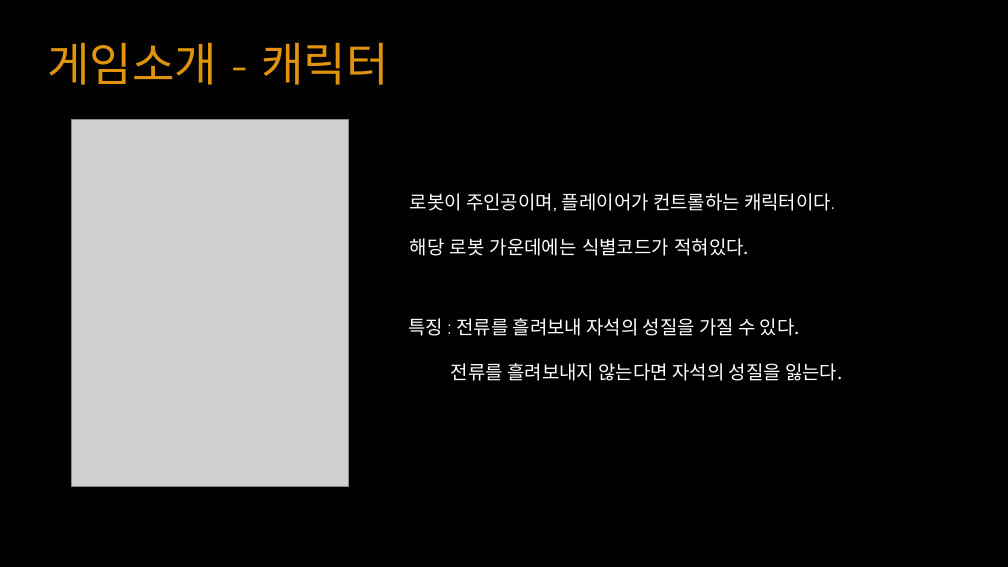
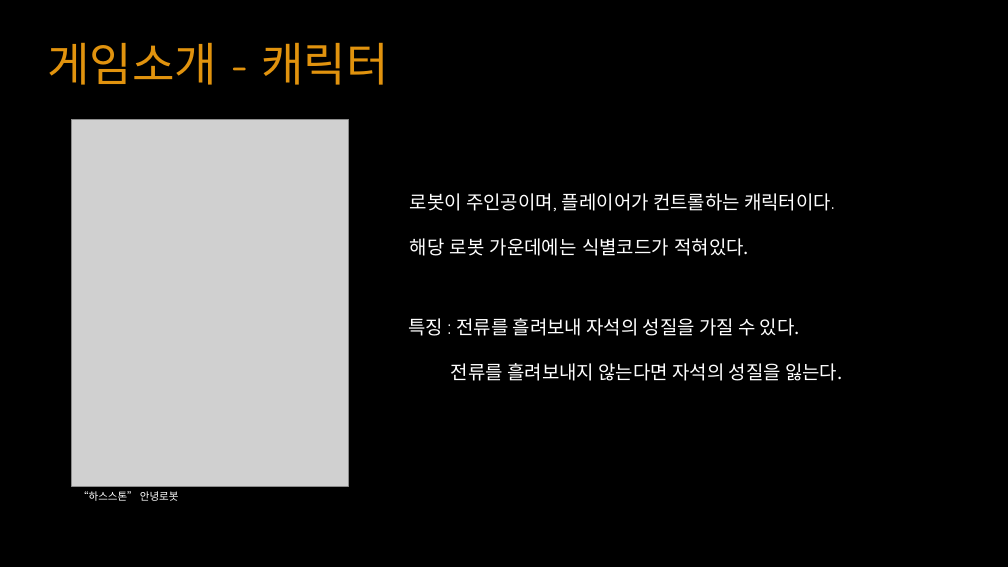
Before and after one commit to YKTeam/Room503, a slide deck: slide 11 of Document/Escape Cube(가제) ppt.pptx. Drawn at 1008x567 pixels with LibreOffice and Linux fonts; fonts in the diff are those of the drawing; grey boxes stand for pictures. Boxes give left, top, right and bottom in pixels: in the first picture for what was removed or moved away, otherwise in the second. Text is boxed around its words. In the diff, an @@ line names an element or a change of style, - is before the commit and + after.

```diff
--- a/Document/Escape Cube(가제) ppt.pptx
+++ b/Document/Escape Cube(가제) ppt.pptx
@@ text added at box(78, 491, 179, 501), 10 pt, text #FFFFFF @@
+“하스스톤” 안녕로봇
```
Also in this commit, not shown: 8 other slides changed.
